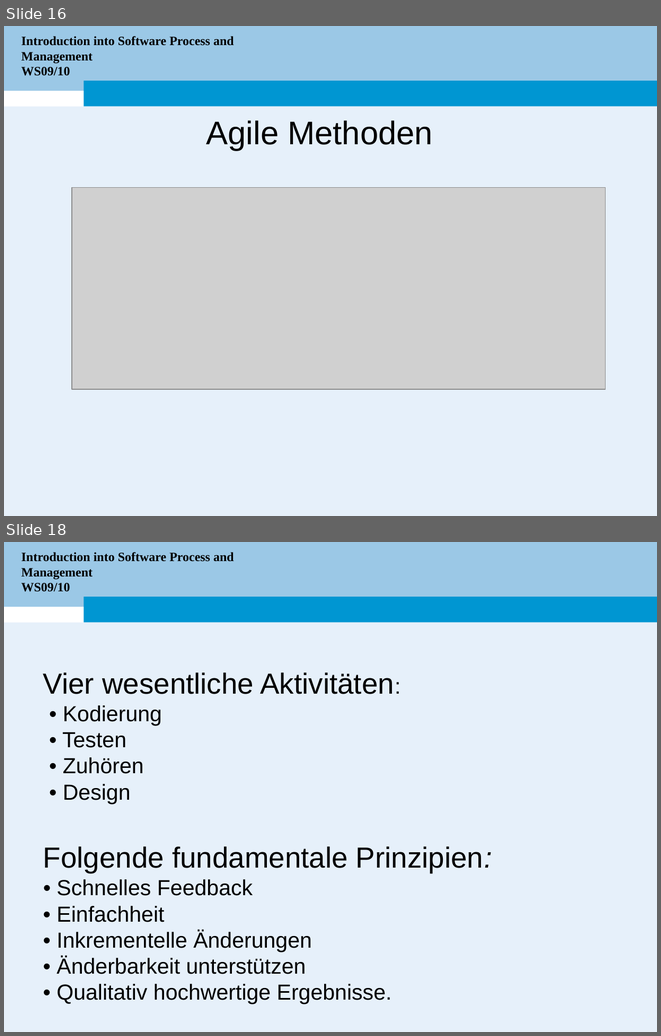
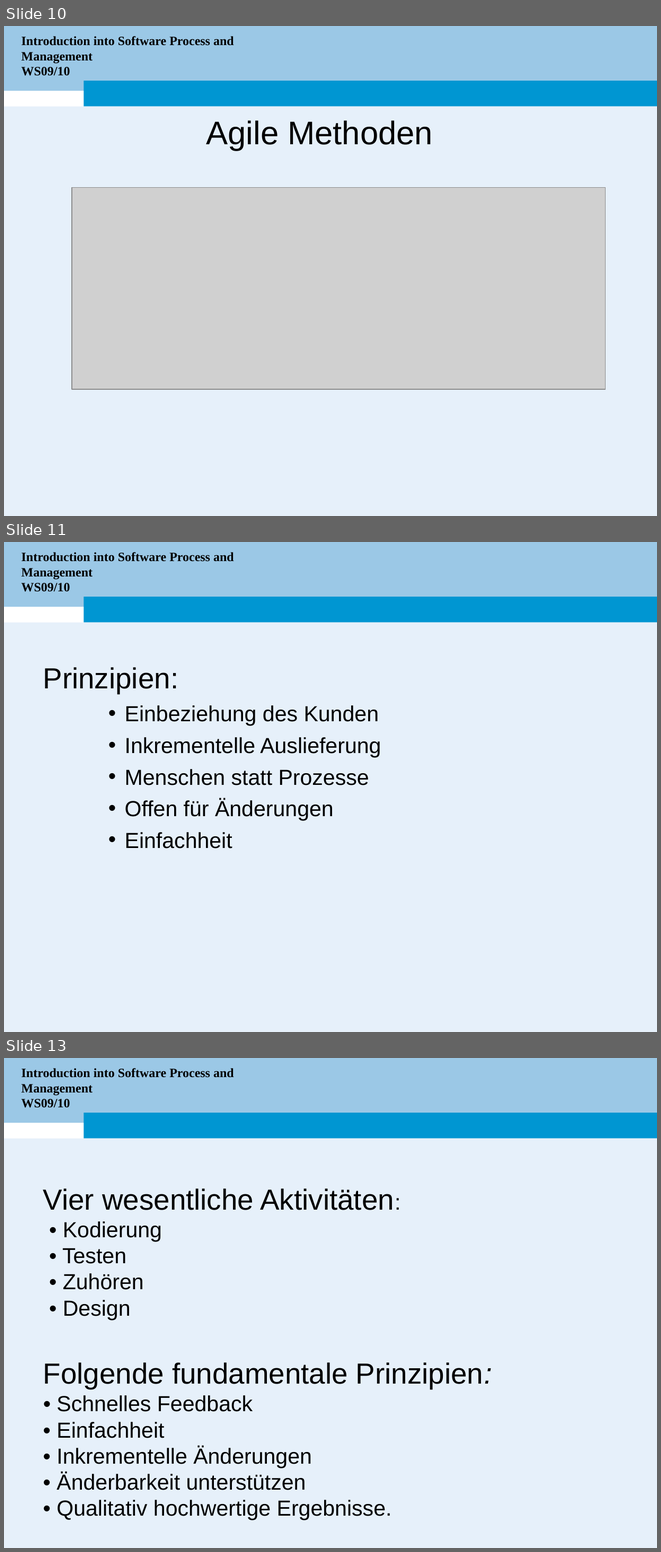
Before and after one commit to electrojit/simeonov, a slide deck: WS10/Bachelor Seminar/Presentaetion/Seminar-Simeonov.ppt. Shown one above the other, each under a label of ours: slides 16 and 18 before the commit, slides 10, 11 and 13 after it; the slides between them are not shown. The pictures are 661x1036 and 661x1552 pixels, drawn with LibreOffice and Linux fonts; fonts in the diff are those of the drawing; grey boxes stand for pictures; background and template pictures are left out. Boxes give left, top, right and bottom in pixels: in the first picture for what was removed or moved away, otherwise in the second. Text is boxed around its words. In the diff, an @@ line names an element or a change of style, - is before the commit and + after.

```diff
--- a/WS10/Bachelor Seminar/Presentaetion/Seminar-Simeonov.ppt
+++ b/WS10/Bachelor Seminar/Presentaetion/Seminar-Simeonov.ppt
@@ slide 11 added at (4, 542, 657, 1032), background #FFFFFF; not listed: 3 template elements that a slide beside it also shows @@
@@ title added at (21, 552, 234, 592), 14 pt, text #000000, bold @@
+Introduction into Software Process and Management
+WS09/10
@@ text added at (43, 667, 381, 848), 24 pt, text #000000 @@
+Prinzipien:
+    • Einbeziehung des Kunden
+    • Inkrementelle Auslieferung
+    • Menschen statt Prozesse
+    • Offen für Änderungen
+    • Einfachheit
@@ what was slide 16 is now slide 10 @@
@@ what was slide 18 is now slide 13 @@
```
Also in this commit, not shown: 7 slides changed, 3 other slides added, 2 slides removed.
